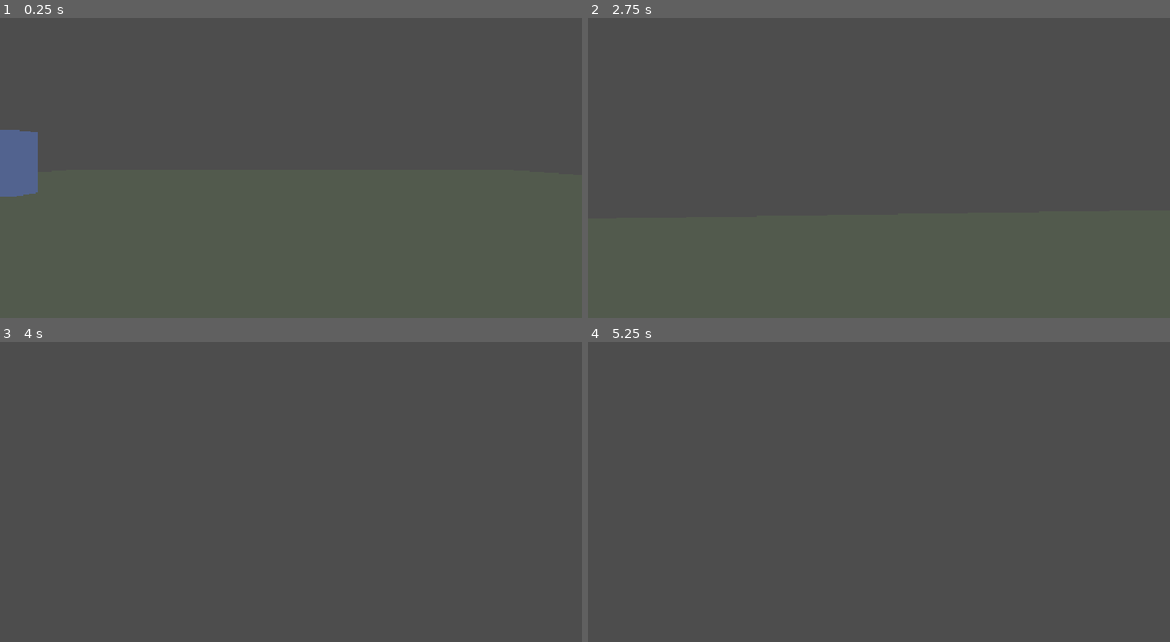
Above: before the commit, frames 1-4 (two rows, left to right).
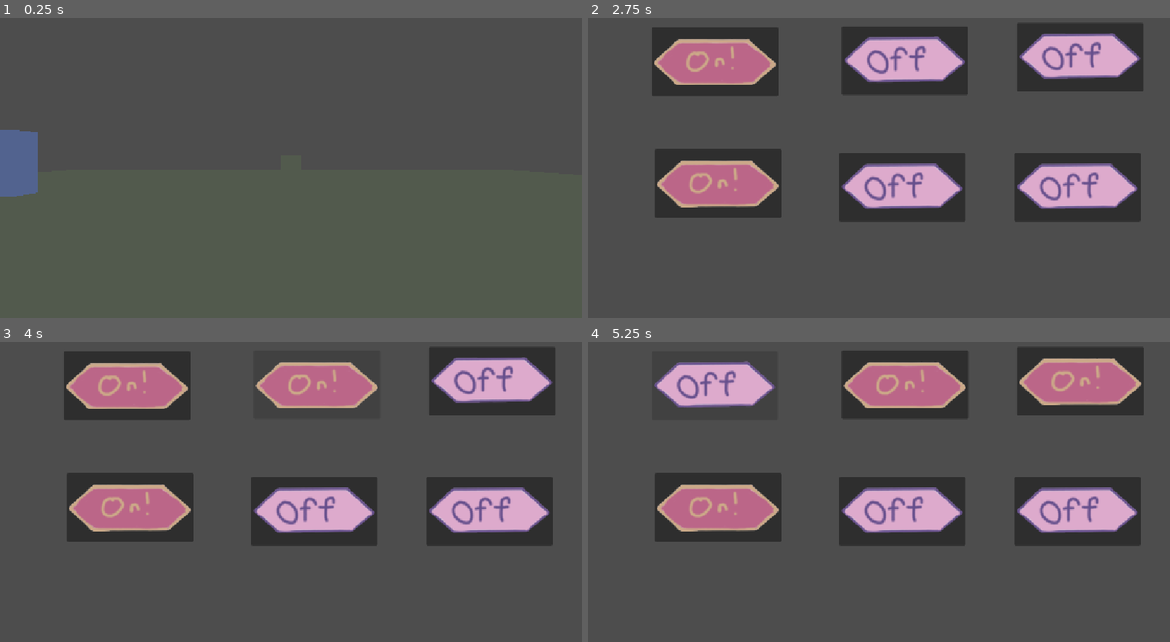
Above: after the commit, the same moments.

Repository: boredguywithacomputer/untitled-hackclub-game
Game: Godot game, scene res://node_3d.tscn
Two runs of this game, one before a commit and one after it. Both use one fixed random seed, a clock stepped at 60 frames per second and the inputs below. The engine's default icon, where the game draws it, is replaced by a stand-in: a white triangle on a blue panel in a dark square.
Inputs (mouse positions are in pixels of both pictures, inside the frame that each line leads up to):
- Up to frame 1 (0.25 s): no input
- Up to frame 2 (2.75 s): tap Enter at 0.5, 2 s; move the mouse to (908, 153) at 0.52 s; hold W (Forward) from 0.53 s (still down); tap Alt at 0.6, 2.1 s; tap Space (Jump) at 0.77, 1.25, 1.52 s; move the mouse to (849, 156) at 1.27 s; tap Shift at 1.35 s; move the mouse to (890, 150) at 2.02 s
- Up to frame 3 (4 s): move the mouse to (285, 483) at 2.77 s; tap Shift at 2.85 s; tap Space (Jump) at 3.02 s; release W (Forward) at 3.5 s; click (314, 384) at 3.52 s
- Up to frame 4 (5.25 s): click (1082, 381) at 4.27 s; click (716, 387) at 5.02 s

The runs differ from the first frame. In frame 2, 29% of the frame differs, in the area x 11-96%, y 1-69%; in frame 3, 27%; in frame 4, 27%.

Commit message:
implemented switching between 2d and 3d :o
made it so when you run into the cube in the back it switches you to the shields minigame. this took both a lot shorter and a lot longer than i thought it would.

Diff:
--- /dev/null
+++ b/monitoring/area_3d.gd
@@ -0,0 +1,16 @@
+extends Area3D
+
+
+# Called when the node enters the scene tree for the first time.
+func _ready() -> void:
+	pass # Replace with function body.
+
+
+# Called every frame. 'delta' is the elapsed time since the previous frame.
+func _process(delta: float) -> void:
+	pass
+
+
+func _on_area_entered(body) -> void:
+	if body.is_in_group("caramel"):
+		print("bump")
--- a/monitoring/character_body_3d.gd
+++ b/monitoring/character_body_3d.gd
@@ -2,6 +2,8 @@
 
 const SPEED = 5.0
 const JUMP_VELOCITY = 4.5
+
+
 
 func _physics_process(delta: float) -> void:
 	# Add the gravity.
--- a/monitoring/global.gd
+++ b/monitoring/global.gd
@@ -2,3 +2,5 @@
 
 var buttonAmount = 0
 var random = (randi() % 6)
+var shields = preload("res://shields.tscn").instantiate()
+var maingame = ""
--- /dev/null
+++ b/monitoring/node_3d.gd
@@ -0,0 +1,11 @@
+extends Node3D
+
+
+# Called when the node enters the scene tree for the first time.
+func _ready() -> void:
+	globalvars.maingame = get_node(".")
+
+
+# Called every frame. 'delta' is the elapsed time since the previous frame.
+func _process(_delta: float) -> void:
+	pass
--- a/monitoring/node_3d.tscn
+++ b/monitoring/node_3d.tscn
@@ -1,5 +1,7 @@
 [gd_scene format=3 uid="uid://lp0smlhoqe3p"]
 
+[ext_resource type="Script" uid="uid://bjoy2fpcwhff" path="res://node_3d.gd" id="1_i5arm"]
+[ext_resource type="PackedScene" uid="uid://c4tbrgb7gbnbc" path="res://switcher.tscn" id="1_jka67"]
 [ext_resource type="Script" uid="uid://dejb6bxwdblgf" path="res://character_body_3d.gd" id="1_r3fl7"]
 [ext_resource type="Script" uid="uid://qcorh6p4dxxh" path="res://camera_3d.gd" id="2_jka67"]
 [ext_resource type="PackedScene" uid="uid://dn1f4y7qb2wpj" path="res://monitor.tscn" id="3_a0tk4"]
@@ -29,6 +31,10 @@
 size = Vector3(30, 0.1, 30)
 
 [node name="Node3D" type="Node3D" unique_id=1729448010]
+script = ExtResource("1_i5arm")
+
+[node name="switcher" parent="." unique_id=1180401452 instance=ExtResource("1_jka67")]
+transform = Transform3D(1, 0, 0, 0, 1, 0, 0, 0, 1, 0, 0.5280092, -11.179098)
 
 [node name="CharacterBody3D" type="CharacterBody3D" parent="." unique_id=1685892877 groups=["caramel", "player"]]
 transform = Transform3D(1, 0, 0, 0, 1, 0, 0, 0, 1, 0, 1.2283728, 0)
--- a/monitoring/node_2d.tscn
+++ b/monitoring/shields.tscn
@@ -1,64 +1,64 @@
 [gd_scene format=3 uid="uid://dfigqyp8m234g"]
 
-[ext_resource type="Texture2D" uid="uid://c8f2736ixbw82" path="res://icon.svg" id="1_0e48y"]
-[ext_resource type="Script" uid="uid://c8o36xxy2t5gi" path="res://shields.gd" id="1_rj586"]
-[ext_resource type="Script" uid="uid://dg131ua80m128" path="res://button.gd" id="2_epypp"]
-[ext_resource type="Script" uid="uid://b44wialk4lu0n" path="res://button_2.gd" id="3_0hol4"]
-[ext_resource type="Script" uid="uid://bkg5h0do0j1d4" path="res://button_3.gd" id="4_q6r6c"]
-[ext_resource type="Script" uid="uid://c6pkp882hogka" path="res://button_4.gd" id="5_d21ai"]
-[ext_resource type="Script" uid="uid://d1i32vrt6j5so" path="res://button_5.gd" id="6_rj586"]
-[ext_resource type="Script" uid="uid://drwsa5kwu1lw0" path="res://button_6.gd" id="7_4d7sh"]
+[ext_resource type="Script" uid="uid://c8o36xxy2t5gi" path="res://shields.gd" id="1_wt7s3"]
+[ext_resource type="Texture2D" uid="uid://c8f2736ixbw82" path="res://icon.svg" id="2_7dx7h"]
+[ext_resource type="Script" uid="uid://dg131ua80m128" path="res://button.gd" id="3_mfmaq"]
+[ext_resource type="Script" uid="uid://b44wialk4lu0n" path="res://button_2.gd" id="4_bhac6"]
+[ext_resource type="Script" uid="uid://bkg5h0do0j1d4" path="res://button_3.gd" id="5_nnl4f"]
+[ext_resource type="Script" uid="uid://c6pkp882hogka" path="res://button_4.gd" id="6_cu33v"]
+[ext_resource type="Script" uid="uid://d1i32vrt6j5so" path="res://button_5.gd" id="7_li3oj"]
+[ext_resource type="Script" uid="uid://drwsa5kwu1lw0" path="res://button_6.gd" id="8_a62e2"]
 
 [node name="shields" type="Node2D" unique_id=1362283637]
-script = ExtResource("1_rj586")
+script = ExtResource("1_wt7s3")
 
 [node name="Button" type="Button" parent="." unique_id=1090925912]
 offset_left = 502.0
 offset_top = 70.0
 offset_right = 638.0
 offset_bottom = 206.0
-icon = ExtResource("1_0e48y")
-script = ExtResource("2_epypp")
+icon = ExtResource("2_7dx7h")
+script = ExtResource("3_mfmaq")
 
 [node name="Button2" type="Button" parent="." unique_id=1445139722]
 offset_left = 849.0
 offset_top = 63.0
 offset_right = 985.0
 offset_bottom = 199.0
-icon = ExtResource("1_0e48y")
-script = ExtResource("3_0hol4")
+icon = ExtResource("2_7dx7h")
+script = ExtResource("4_bhac6")
 
 [node name="Button3" type="Button" parent="." unique_id=15436905]
 offset_left = 126.0
 offset_top = 72.0
 offset_right = 262.0
 offset_bottom = 208.0
-icon = ExtResource("1_0e48y")
-script = ExtResource("4_q6r6c")
+icon = ExtResource("2_7dx7h")
+script = ExtResource("5_nnl4f")
 
 [node name="Button4" type="Button" parent="." unique_id=1435072283]
 offset_left = 132.0
 offset_top = 313.0
 offset_right = 268.0
 offset_bottom = 449.0
-icon = ExtResource("1_0e48y")
-script = ExtResource("5_d21ai")
+icon = ExtResource("2_7dx7h")
+script = ExtResource("6_cu33v")
 
 [node name="Button5" type="Button" parent="." unique_id=1507929587]
 offset_left = 497.0
 offset_top = 321.0
 offset_right = 633.0
 offset_bottom = 457.0
-icon = ExtResource("1_0e48y")
-script = ExtResource("6_rj586")
+icon = ExtResource("2_7dx7h")
+script = ExtResource("7_li3oj")
 
 [node name="Button6" type="Button" parent="." unique_id=1551520249]
 offset_left = 844.0
 offset_top = 321.0
 offset_right = 980.0
 offset_bottom = 457.0
-icon = ExtResource("1_0e48y")
-script = ExtResource("7_4d7sh")
+icon = ExtResource("2_7dx7h")
+script = ExtResource("8_a62e2")
 
 [connection signal="pressed" from="Button" to="Button" method="_on_pressed"]
 [connection signal="pressed" from="Button2" to="Button2" method="_on_pressed"]
--- /dev/null
+++ b/monitoring/switcher.gd
@@ -0,0 +1,22 @@
+extends MeshInstance3D
+
+
+
+func _ready() -> void:
+	pass # Replace with function body.
+
+
+# Called every frame. 'delta' is the elapsed time since the previous frame.
+func _process(_delta: float) -> void:
+	pass
+
+
+
+
+func _on_area_3d_body_entered(body: Node3D) -> void:
+	if body.is_in_group("caramel"):
+		print("pressed")
+		Input.mouse_mode = Input.MOUSE_MODE_VISIBLE
+		get_tree().root.add_child(globalvars.shields)
+		var parent = globalvars.maingame.get_parent()
+		parent.remove_child.call_deferred(globalvars.maingame)
--- /dev/null
+++ b/monitoring/switcher.tscn
@@ -0,0 +1,28 @@
+[gd_scene format=3 uid="uid://c4tbrgb7gbnbc"]
+
+[ext_resource type="Script" uid="uid://bbc8mr76rf3qo" path="res://switcher.gd" id="1_xot4b"]
+
+[sub_resource type="BoxMesh" id="BoxMesh_cjt7s"]
+
+[sub_resource type="ConcavePolygonShape3D" id="ConcavePolygonShape3D_isbrc"]
+data = PackedVector3Array(-0.5, 0.5, 0.5, 0.5, 0.5, 0.5, -0.5, -0.5, 0.5, 0.5, 0.5, 0.5, 0.5, -0.5, 0.5, -0.5, -0.5, 0.5, 0.5, 0.5, -0.5, -0.5, 0.5, -0.5, 0.5, -0.5, -0.5, -0.5, 0.5, -0.5, -0.5, -0.5, -0.5, 0.5, -0.5, -0.5, 0.5, 0.5, 0.5, 0.5, 0.5, -0.5, 0.5, -0.5, 0.5, 0.5, 0.5, -0.5, 0.5, -0.5, -0.5, 0.5, -0.5, 0.5, -0.5, 0.5, -0.5, -0.5, 0.5, 0.5, -0.5, -0.5, -0.5, -0.5, 0.5, 0.5, -0.5, -0.5, 0.5, -0.5, -0.5, -0.5, 0.5, 0.5, 0.5, -0.5, 0.5, 0.5, 0.5, 0.5, -0.5, -0.5, 0.5, 0.5, -0.5, 0.5, -0.5, 0.5, 0.5, -0.5, -0.5, -0.5, 0.5, 0.5, -0.5, 0.5, -0.5, -0.5, -0.5, 0.5, -0.5, 0.5, 0.5, -0.5, -0.5, -0.5, -0.5, -0.5)
+
+[sub_resource type="BoxShape3D" id="BoxShape3D_hbih1"]
+size = Vector3(1.1, 1.1, 1.1)
+
+[node name="MeshInstance3D" type="MeshInstance3D" unique_id=866187435]
+mesh = SubResource("BoxMesh_cjt7s")
+script = ExtResource("1_xot4b")
+
+[node name="StaticBody3D" type="StaticBody3D" parent="." unique_id=1829125459]
+
+[node name="CollisionShape3D" type="CollisionShape3D" parent="StaticBody3D" unique_id=1807959764]
+shape = SubResource("ConcavePolygonShape3D_isbrc")
+
+[node name="Area3D" type="Area3D" parent="." unique_id=1747609156]
+
+[node name="CollisionShape3D" type="CollisionShape3D" parent="Area3D" unique_id=1889959439]
+shape = SubResource("BoxShape3D_hbih1")
+
+[connection signal="area_entered" from="Area3D" to="." method="_on_area_3d_area_entered"]
+[connection signal="body_entered" from="Area3D" to="." method="_on_area_3d_body_entered"]
Not shown, added: monitoring/area_3d.gd.uid
Not shown, added: monitoring/node_3d.gd.uid
Not shown, added: monitoring/switcher.gd.uid
